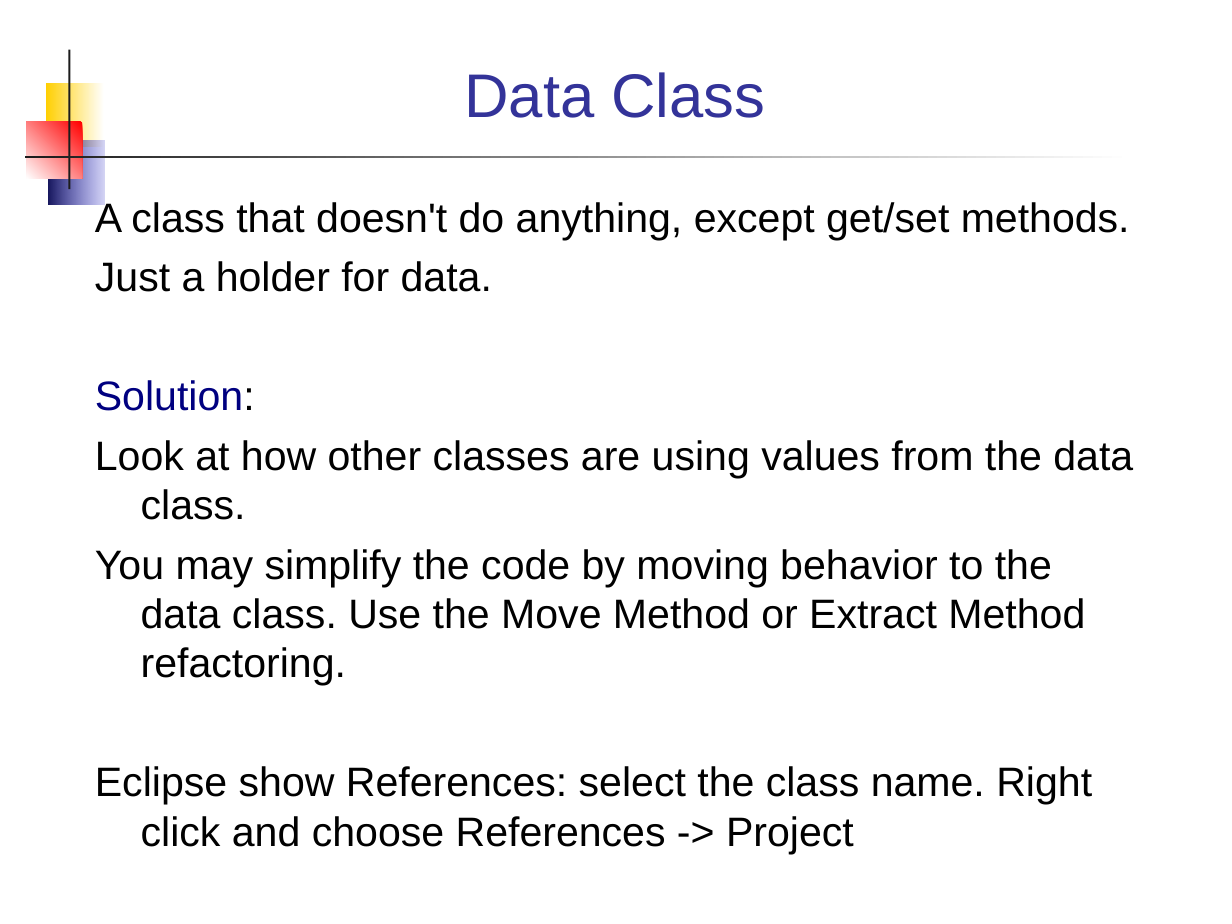
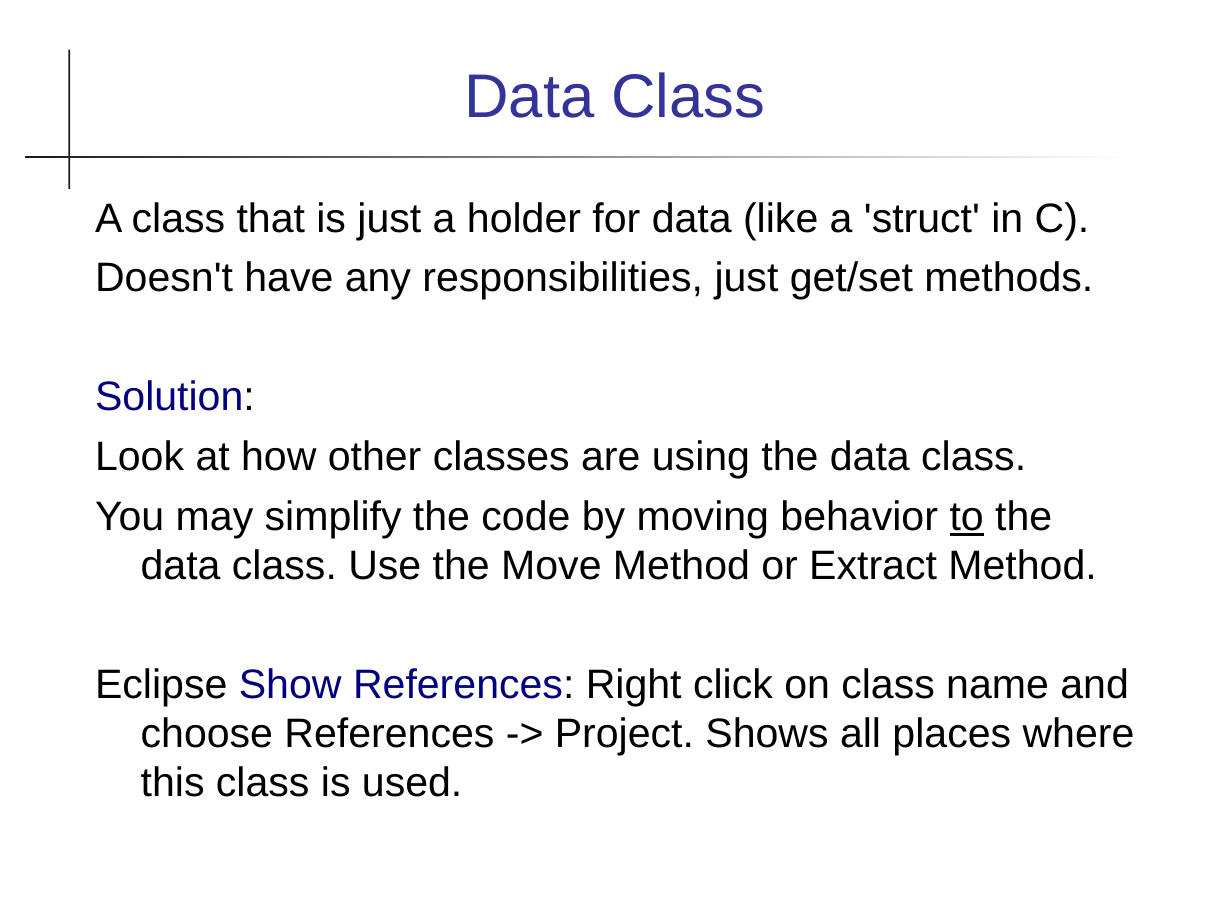
Before and after one commit to cpske/ISP, a slide deck: slide 14 of refactoring/Refactoring-Patterns.ppt (slide 13 before the commit). Drawn at 1232x924 pixels with LibreOffice and Linux fonts; fonts in the diff are those of the drawing. Boxes give left, top, right and bottom in pixels: in the first picture for what was removed or moved away, otherwise in the second. Text is boxed around its words. In the diff, an @@ line names an element or a change of style, - is before the commit and + after.

Commit message:
add refactoring patterns slides

```diff
--- a/refactoring/Refactoring-Patterns.ppt
+++ b/refactoring/Refactoring-Patterns.ppt
@@ rectangle removed at (x1=46, y1=83, x2=103, y2=147) @@
@@ rectangle removed at (x1=27, y1=122, x2=83, y2=179) @@
@@ rectangle removed at (x1=48, y1=140, x2=103, y2=205) @@
@@ text at (x1=95, y1=202, x2=1093, y2=300): text changed @@
-A class that doesn't do anything, except get/set methods.
-Just a holder for data.
+A class that is just a holder for data (like a 'struct' in C).
+Doesn't have any responsibilities, just get/set methods.
@@ text at (x1=95, y1=440, x2=1135, y2=797): text changed @@
-Look at how other classes are using values from the data class.
-You may simplify the code by moving behavior to the data class. Use the Move Method or Extract Method refactoring.
-Eclipse show References: select the class name. Right click and choose References -> Project
+Look at how other classes are using the data class.
+You may simplify the code by moving behavior to the data class. Use the Move Method or Extract Method.
+Eclipse Show References: Right click on class name and choose References -> Project. Shows all places where this class is used.
```
Also in this commit, not shown: 15 other slides changed, 2 slides added, 2 other files.
